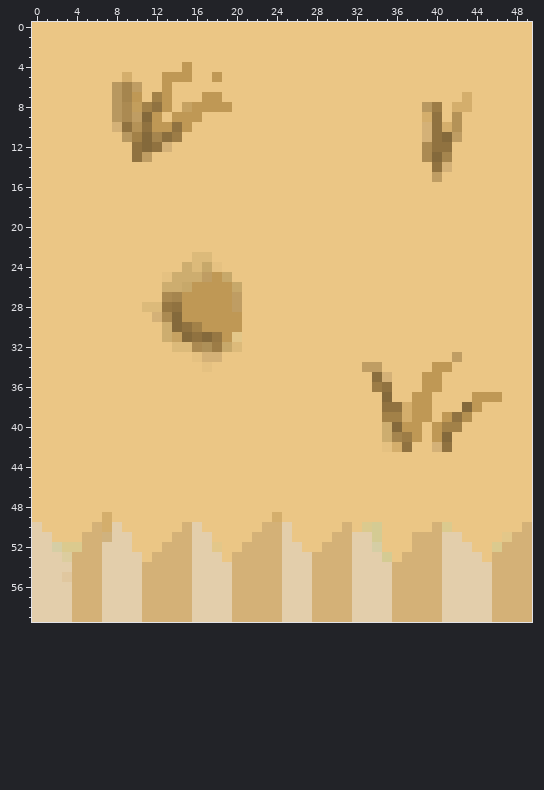
Two states of a pixel-art sprite, trunk/Steering/Steering/SteeringContent/Grass001.png. The picture above is the old version.
The file is 50x60 pixels. Colours within 5 levels of each other are drawn and written as one.
New version:
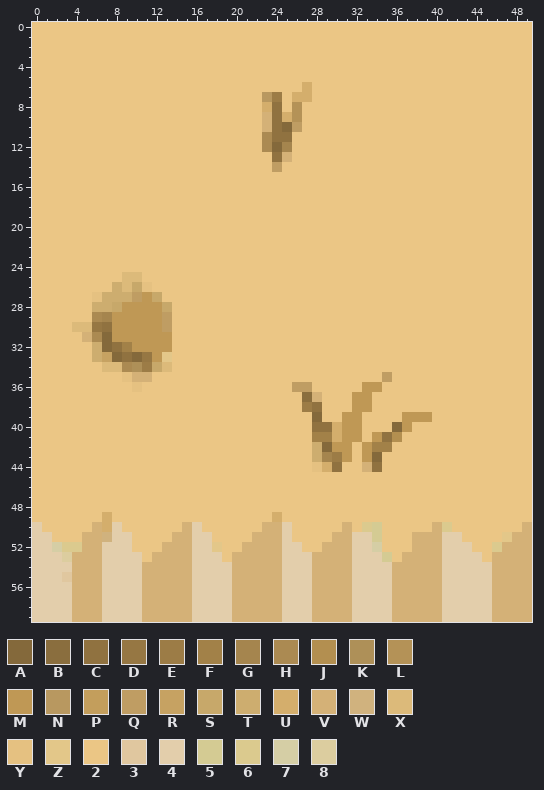
Palette (. is transparent): A #84693b  B #8a6e3e  C #907240  D #967743  E #9c7c46  F #a28148  G #a5854e  H #ab8a52  J #b38f50  K #ae9058  L #b49257  M #bf9855  N #b89860  P #c39e5c  Q #bf9d63  R #c6a262  S #c7a86a  T #cdad6f  U #d4ae6c  V #d4b177  W #d0b27e  X #dcba7a  Y #e5c181  Z #e3c789  2 #ebc685  3 #e0c79f  4 #e3ceab  5 #d4cb93  6 #dbca8e  7 #d5cea5  8 #dccd9f
Difference:
@@ x 0..49 @@
  3 22222222222222222222222222222222222222222222222222
- 4 222222222222222M2222222222222222222222222222222222
- 5 222222222U222MMM22M2222222222222222222222222222222
- 6 22222222NGQ22M222222222222222222222222222222222222
- 7 22222222NGM2FM222MM222222222222222222222222U222222
- 8 22222222NHPFCM2RMMMM2222222222222222222NE2UU222222
- 9 22222222NHQAM2MMM2222222222222222222222UC2L2222222
-10 22222222VCLCMMCM22222222222222222222222VCUL2222222
-11 222222222NFAGBE222222222222222222222222VCAQ2222222
-12 2222222222CACV2222222222222222222222222HCC22222222
-13 2222222222CQ222222222222222222222222222HAG22222222
-14 2222222222222222222222222222222222222222CV22222222
-15 2222222222222222222222222222222222222222Q222222222
+ 4 22222222222222222222222222222222222222222222222222
+ 5 22222222222222222222222222222222222222222222222222
+ 6 222222222222222222222222222U2222222222222222222222
+ 7 22222222222222222222222NE2UU2222222222222222222222
+ 8 22222222222222222222222UC2L22222222222222222222222
+ 9 22222222222222222222222VCUL22222222222222222222222
+10 22222222222222222222222VCAQ22222222222222222222222
+11 22222222222222222222222HCC222222222222222222222222
+12 22222222222222222222222HAG222222222222222222222222
+13 222222222222222222222222CV222222222222222222222222
+14 222222222222222222222222Q2222222222222222222222222
+15 22222222222222222222222222222222222222222222222222
 16 22222222222222222222222222222222222222222222222222
@@ x 0..49 @@
 22 22222222222222222222222222222222222222222222222222
-23 2222222222222222XX22222222222222222222222222222222
-24 222222222222222TXSY2222222222222222222222222222222
-25 2222222222222YTTTQMS222222222222222222222222222222
-26 2222222222222TTSMMMMS22222222222222222222222222222
-27 2222222222222HGMMMMMQ22222222222222222222222222222
-28 22222222222XXDCMMMMMQ22222222222222222222222222222
-29 222222222222VHAMMMMMM22222222222222222222222222222
-30 2222222222222TACFMMMM22222222222222222222222222222
-31 2222222222222TRACADMZ22222222222222222222222222222
-32 22222222222222XXHKESX22222222222222222222222222222
-33 2222222222222222YVV22222222222222222222222Q2222222
-34 22222222222222222Y222222222222222QQ22222MM22222222
-35 2222222222222222222222222222222222BV222MM222222222
-36 2222222222222222222222222222222222EC222MM222222222
-37 22222222222222222222222222222222222A22MM2222MMM222
-38 22222222222222222222222222222222222CCUMM222AM22222
-39 22222222222222222222222222222222222FFUMM2MCJ222222
-40 22222222222222222222222222222222222TAMM2MFF2222222
-41 22222222222222222222222222222222222TGEM2MA22222222
-42 22222222222222222222222222222222222YUC22VC22222222
-43 22222222222222222222222222222222222222222222222222
-44 22222222222222222222222222222222222222222222222222
+23 22222222222222222222222222222222222222222222222222
+24 22222222222222222222222222222222222222222222222222
+25 222222222XX222222222222222222222222222222222222222
+26 22222222TXSY22222222222222222222222222222222222222
+27 222222YTTTQMS2222222222222222222222222222222222222
+28 222222TTSMMMMS222222222222222222222222222222222222
+29 222222HGMMMMMQ222222222222222222222222222222222222
+30 2222XXDCMMMMMQ222222222222222222222222222222222222
+31 22222VHAMMMMMM222222222222222222222222222222222222
+32 222222TACFMMMM222222222222222222222222222222222222
+33 222222TRACADMZ222222222222222222222222222222222222
+34 2222222XXHKESX222222222222222222222222222222222222
+35 222222222YVV22222222222222222222222Q22222222222222
+36 2222222222Y222222222222222QQ22222MM222222222222222
+37 222222222222222222222222222BV222MM2222222222222222
+38 222222222222222222222222222EC222MM2222222222222222
+39 2222222222222222222222222222A22MM2222MMM2222222222
+40 2222222222222222222222222222CCUMM222AM222222222222
+41 2222222222222222222222222222FFUMM2MCJ2222222222222
+42 2222222222222222222222222222TAMM2MFF22222222222222
+43 2222222222222222222222222222TGEM2MA222222222222222
+44 2222222222222222222222222222YUC22VC222222222222222
 45 22222222222222222222222222222222222222222222222222
Pixel boxes of the changes (left, top, right, bottom) in both pictures:
changed: (112, 62, 312, 172)
changed: (422, 92, 472, 182)
changed: (72, 252, 242, 392)
changed: (292, 352, 502, 472)
